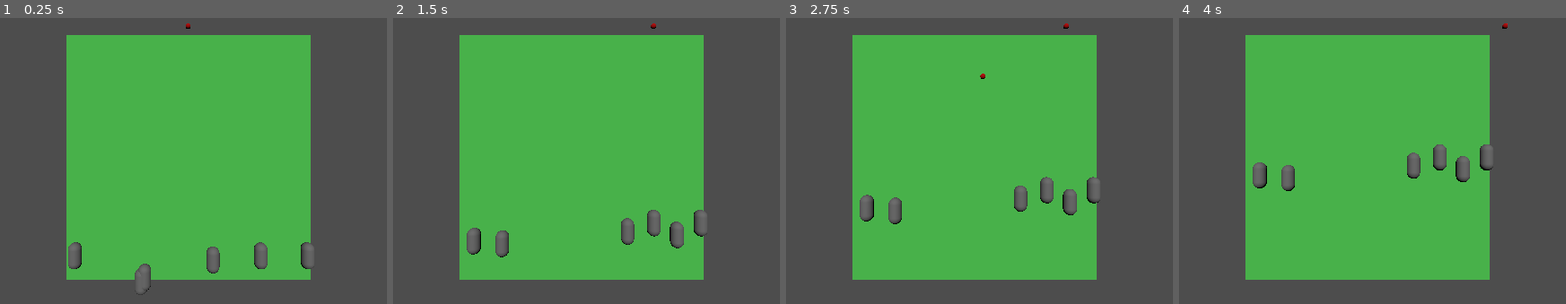
Above: before the commit, frames 1-4 (left to right).
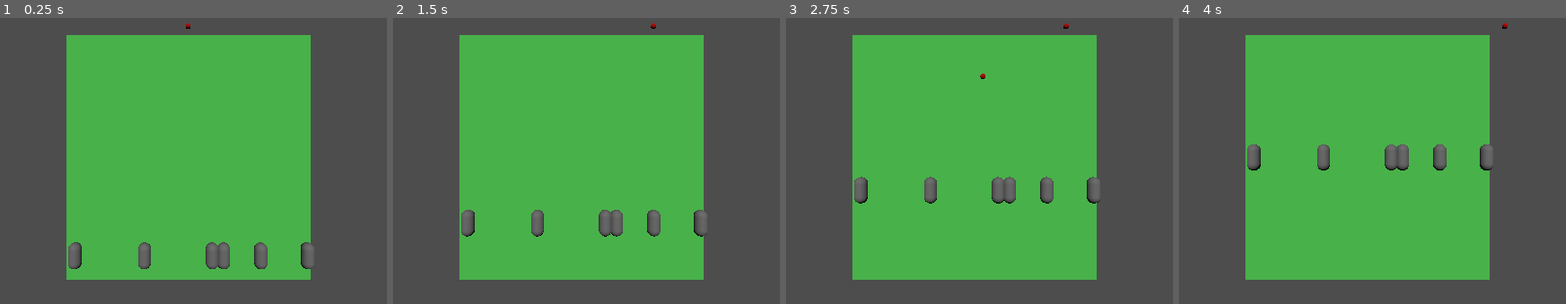
Above: after the commit, the same moments.

Repository: Boyquotes/SeigeClone
Game: Godot game, scene res://Scenes/map.tscn
Two runs of this game, one before a commit and one after it. Both use one fixed random seed, a clock stepped at 60 frames per second and the inputs below.
Inputs (mouse positions are in pixels of both pictures, inside the frame that each line leads up to):
- Up to frame 1 (0.25 s): no input
- Up to frame 2 (1.5 s): move the mouse to (737, 138) at 0.52 s; hold D (move_right) 0.53-1.28 s; tap X (accept) at 0.6, 1.35 s; move the mouse to (439, 178) at 1.27 s; hold A (move_left) from 1.28 s (still down)
- Up to frame 3 (2.75 s): move the mouse to (1045, 69) at 2.02 s; release A (move_left) at 2.03 s; hold D (move_right) from 2.03 s (still down); click (1045, 69) at 2.1 s; tap X (accept) at 2.3 s
- Up to frame 4 (4 s): move the mouse to (1329, 238) at 2.77 s; tap X (accept) at 2.85, 3.6 s; move the mouse to (outside the picture) at 3.52 s; release D (move_right) at 3.53 s; hold A (move_left) from 3.53 s (still down)

The runs differ from the first frame. In frame 1, 0.8% of the frame differs, in the area x 34-60%, y 78-97%; in frame 2, 2.2%, in the area x 17-76%, y 67-84%; in frame 3, 2.2%; in frame 4, 2.2%.

Commit message:
Added basic scoring system

Diff:
--- a/Scripts/enemy.gd
+++ b/Scripts/enemy.gd
@@ -18,6 +18,7 @@
 func _on_hurtbox_body_entered(body):
 	if body is ball:
 #TODO: maybe ball continues to fall to bot, but can't knock anyone else down
+		GameState.inc_player_score(1)
 		body.queue_free()
 
 	_is_falling = true
@@ -27,8 +28,10 @@
 	position.y -= 1 * _gravity * delta
 
 
-func _on_hurtbox_area_entered(_area):
-	_is_falling = true
+func _on_hurtbox_area_entered(area):
+	if area.get_parent() is enemy and area.get_parent()._is_falling:
+		_is_falling = true
+		GameState.inc_player_score(2) # bonus points for combos
 
 
 func is_falling() -> bool:
--- a/Scripts/game_controller.gd
+++ b/Scripts/game_controller.gd
@@ -68,4 +68,10 @@
 
 
 func restart_game() -> void:
+	print("Score: " + str(GameState.get_player_score()))
+	if GameState.is_new_high_score():
+		print("NEW HIGH SCORE!")
+
+	GameState.set_game_over(false)
+	GameState.set_player_score(0)
 	get_tree().reload_current_scene()
--- a/Scripts/game_state.gd
+++ b/Scripts/game_state.gd
@@ -1,12 +1,33 @@
 extends Node
 
-var isPaused : bool = false
-var isGameOver : bool = false
+var _isPaused : bool = false
+var _isGameOver : bool = false
+var _player_score : int
+var _high_score : int = 0
 
 
 func is_game_over() -> bool:
-	return isGameOver
+	return _isGameOver
 
 
 func set_game_over(state) -> void:
-	self.isGameOver = state
+	self._isGameOver = state
+
+
+func get_player_score() -> int:
+	return _player_score
+
+
+func inc_player_score(val: int) -> void:
+	self._player_score += val
+
+
+func set_player_score(val: int) -> void:
+	self._player_score = val
+
+func is_new_high_score() -> bool:
+	if _player_score > _high_score:
+		_high_score = _player_score
+		return true
+
+	return false
